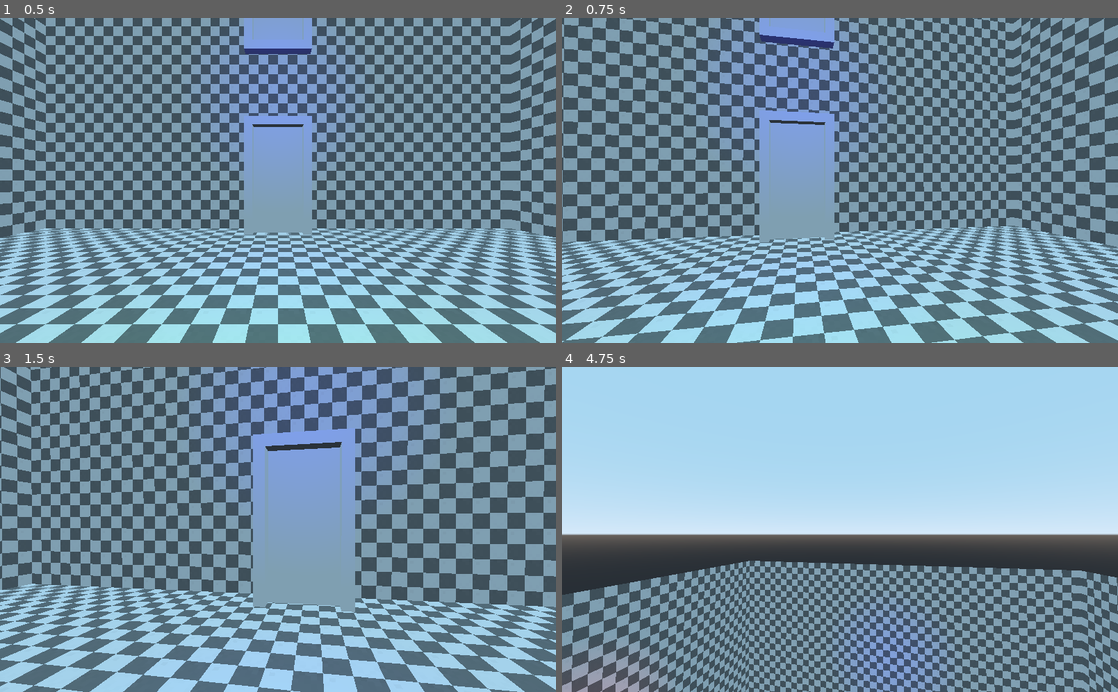
Above: before the commit, frames 1-4 (two rows, left to right).
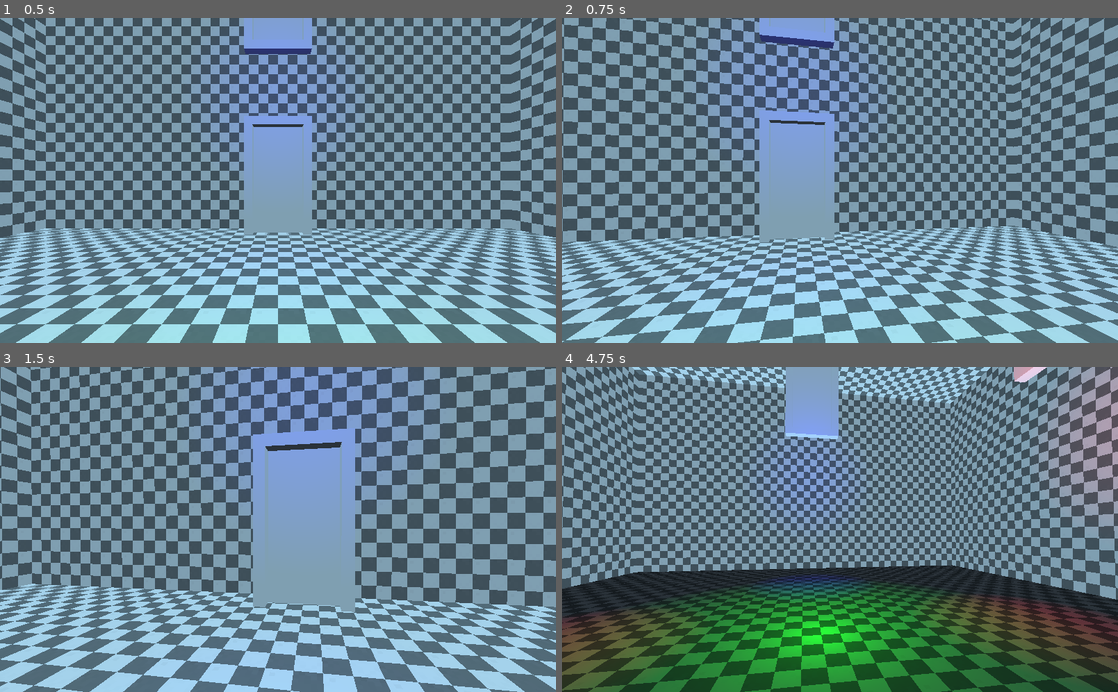
Above: after the commit, the same moments.

Repository: Krazy-J/door-in-the-wall
Game: Godot game, scene res://Main.tscn
Same seed, same stepped clock (60 frames per second), same inputs: the game is played once before the commit and once after it.
Inputs (mouse positions are in pixels of both pictures, inside the frame that each line leads up to):
- Up to frame 1 (0.5 s): no input
- Up to frame 2 (0.75 s): tap Enter at 0.5 s; move the mouse to (867, 180) at 0.52 s; press the mouse at (867, 180) at 0.53 s; hold W (move_forward) from 0.53 s (still down)
- Up to frame 3 (1.5 s): keep holding W (move_forward); move the mouse to (250, 529) at 1.27 s; release the mouse at (250, 529) at 1.28 s; click (250, 529) at 1.35 s
- Up to frame 4 (4.75 s): keep holding W (move_forward); move the mouse to (851, 523) at 2.02 s; press the mouse at (851, 523) at 2.03 s; move the mouse to (834, 536) at 2.77 s; release the mouse at (834, 536) at 2.78 s; click (834, 536) at 2.85 s; move the mouse to (878, 532) at 3.52 s; press the mouse at (878, 532) at 3.53 s; move the mouse to (795, 526) at 4.27 s; release the mouse at (795, 526) at 4.28 s; click (795, 526) at 4.35 s

Frame 1 is identical in both runs. In frame 2, 0.2% of the frame differs, in the area x 0-100%, y 0-100%; in frame 3, less than 0.1%; in frame 4, 95%.

Commit message:
Made ceiling door work.
Made the ceiling door teleportation work.

Diff:
--- a/objects/DoorEnter.gd
+++ b/objects/DoorEnter.gd
@@ -6,7 +6,7 @@
 	if body.name == "Player":
 		var exitDoor = get_parent().get_child(exitDoorID)
 		body.translation -= translation
-		body.transform = body.transform.rotated(Vector3(0, 1, 0), (180 + exitDoor.rotation_degrees.x - rotation_degrees.x) / 180 * PI)
-		body.transform = body.transform.rotated(Vector3(0, 1, 0), (exitDoor.rotation_degrees.y - rotation_degrees.y) / 180 * PI)
-		body.transform = body.transform.rotated(Vector3(0, 1, 0), (exitDoor.rotation_degrees.z - rotation_degrees.z) / 180 * PI)
+		body.transform = body.transform.rotated(Vector3(0, 0, 1), (exitDoor.rotation_degrees.x - rotation_degrees.x) / 180 * PI)
+		body.transform = body.transform.rotated(Vector3(0, 1, 0), (180 + exitDoor.rotation_degrees.y - rotation_degrees.y) / 180 * PI)
+		body.transform = body.transform.rotated(Vector3(1, 0, 0), (exitDoor.rotation_degrees.z - rotation_degrees.z) / 180 * PI)
 		body.translation += exitDoor.translation
--- /dev/null
+++ b/objects/Room.tscn
@@ -0,0 +1,25 @@
+[gd_scene load_steps=6 format=2]
+
+[ext_resource path="res://models/Room.obj" type="ArrayMesh" id=1]
+[ext_resource path="res://textures/checker.tres" type="Texture" id=2]
+[ext_resource path="res://player/SmoothSurface.tres" type="PhysicsMaterial" id=3]
+
+[sub_resource type="SpatialMaterial" id=1]
+params_point_size = 121.0
+albedo_texture = ExtResource( 2 )
+uv1_scale = Vector3( 24, 24, 24 )
+
+[sub_resource type="BoxShape" id=2]
+extents = Vector3( 8, 1, 8 )
+
+[node name="Room" type="MeshInstance"]
+transform = Transform( 1, 0, 0, 0, 1, 0, 0, 0, 1, 0, 9, 0 )
+mesh = ExtResource( 1 )
+material/0 = SubResource( 1 )
+
+[node name="StaticBody" type="StaticBody" parent="."]
+physics_material_override = ExtResource( 3 )
+
+[node name="CollisionShape" type="CollisionShape" parent="StaticBody"]
+transform = Transform( 2, 0, 0, 0, 1, 0, 0, 0, 2, 0, -10, 0 )
+shape = SubResource( 2 )
--- a/player/Player.tscn
+++ b/player/Player.tscn
@@ -8,7 +8,6 @@
 height = 3.0
 
 [node name="Player" type="RigidBody"]
-transform = Transform( 1, 0, 0, 0, 1, 0, 0, 0, 1, 0, 2, 0 )
 physics_material_override = ExtResource( 1 )
 axis_lock_angular_x = true
 axis_lock_angular_y = true
@@ -16,10 +15,10 @@
 script = ExtResource( 2 )
 
 [node name="Pivot" type="Spatial" parent="."]
-transform = Transform( 1, 0, 0, 0, 1, 0, 0, 0, 1, 0, 1.2, 0 )
+transform = Transform( 1, 0, 0, 0, 1, 0, 0, 0, 1, 0, 3.2, 0 )
 
 [node name="Camera" type="ClippedCamera" parent="Pivot"]
 
 [node name="CollisionShape" type="CollisionShape" parent="."]
-transform = Transform( 1, 0, 0, 0, -4.37114e-08, -1, 0, 1, -4.37114e-08, 0, 0, 0 )
+transform = Transform( 1, 0, 0, 0, -4.37114e-008, -1, 0, 1, -4.37114e-008, 0, 2, 0 )
 shape = SubResource( 1 )
--- a/rooms/Test.tscn
+++ b/rooms/Test.tscn
@@ -1,82 +1,61 @@
-[gd_scene load_steps=8 format=2]
+[gd_scene load_steps=4 format=2]
 
-[ext_resource path="res://models/Room.obj" type="ArrayMesh" id=1]
-[ext_resource path="res://textures/checker.tres" type="Texture" id=2]
-[ext_resource path="res://objects/Door.tscn" type="PackedScene" id=3]
-[ext_resource path="res://player/SmoothSurface.tres" type="PhysicsMaterial" id=4]
-[ext_resource path="res://objects/SpriteTest.tscn" type="PackedScene" id=5]
-
-[sub_resource type="SpatialMaterial" id=1]
-params_point_size = 121.0
-albedo_texture = ExtResource( 2 )
-uv1_scale = Vector3( 24, 24, 24 )
-
-[sub_resource type="BoxShape" id=2]
-extents = Vector3( 10, 2, 10 )
+[ext_resource path="res://objects/Room.tscn" type="PackedScene" id=1]
+[ext_resource path="res://objects/Door.tscn" type="PackedScene" id=2]
+[ext_resource path="res://objects/SpriteTest.tscn" type="PackedScene" id=3]
 
 [node name="Room1" type="Spatial"]
 
-[node name="Room" type="MeshInstance" parent="."]
-transform = Transform( 1, 0, 0, 0, 1, 0, 0, 0, 1, 0, 9, 0 )
-mesh = ExtResource( 1 )
-material/0 = SubResource( 1 )
+[node name="Room" parent="." instance=ExtResource( 1 )]
 
-[node name="Doors" type="Spatial" parent="Room"]
-editor/display_folded = true
+[node name="Doors" type="Spatial" parent="."]
 
-[node name="0" parent="Room/Doors" instance=ExtResource( 3 )]
-transform = Transform( 1, 0, 0, 0, 1, 0, 0, 0, 1, 10, -9, 0 )
+[node name="0" parent="Doors" instance=ExtResource( 2 )]
+transform = Transform( 1, 0, 0, 0, 1, 0, 0, 0, 1, 10, 0, 0 )
 exitDoorID = 1
 
-[node name="1" parent="Room/Doors" instance=ExtResource( 3 )]
+[node name="1" parent="Doors" instance=ExtResource( 2 )]
 editor/display_folded = true
-transform = Transform( 1.19249e-08, 0, -1, 0, 1, 0, 1, 0, 1.19249e-08, 0, -9, 10 )
+transform = Transform( 1.19249e-008, 0, -1, 0, 1, 0, 1, 0, 1.19249e-008, 0, 0, 10 )
 
-[node name="2" parent="Room/Doors" instance=ExtResource( 3 )]
+[node name="2" parent="Doors" instance=ExtResource( 2 )]
 editor/display_folded = true
-transform = Transform( -4.37114e-08, 0, 1, 0, 1, 0, -1, 0, -4.37114e-08, 0, -9, -14 )
+transform = Transform( -4.37114e-008, 0, 1, 0, 1, 0, -1, 0, -4.37114e-008, 0, 0, -14 )
 exitDoorID = 3
 
-[node name="3" parent="Room/Doors" instance=ExtResource( 3 )]
-transform = Transform( -4.37114e-08, -8.74228e-08, -1, 0, -1, 8.74228e-08, -1, 3.82137e-15, 4.37114e-08, 0, 9, -14 )
+[node name="3" parent="Doors" instance=ExtResource( 2 )]
+transform = Transform( -4.37114e-008, -8.74228e-008, -1, 0, -1, 8.74228e-008, -1, 3.82137e-015, 4.37114e-008, 0, 18, -14 )
 exitDoorID = 2
 
-[node name="StaticBody" type="StaticBody" parent="Room"]
-editor/display_folded = true
-physics_material_override = ExtResource( 4 )
-
-[node name="CollisionShape" type="CollisionShape" parent="Room/StaticBody"]
-transform = Transform( 2, 0, 0, 0, 1, 0, 0, 0, 2, 0, -11, 0 )
-shape = SubResource( 2 )
-
-[node name="OmniLight-Y" type="OmniLight" parent="Room"]
-transform = Transform( 1, 0, 0, 0, 1, 0, 0, 0, 1, 0, -8, 0 )
+[node name="OmniLight-Y" type="OmniLight" parent="."]
+transform = Transform( 1, 0, 0, 0, 1, 0, 0, 0, 1, 0, 1, 0 )
 light_color = Color( 0, 1, 0, 1 )
 omni_range = 10.0
 
-[node name="OmniLight+Y" type="OmniLight" parent="Room"]
-transform = Transform( 1, 0, 0, 0, 1, 0, 0, 0, 1, 0, 8, 0 )
+[node name="OmniLight+Y" type="OmniLight" parent="."]
+transform = Transform( 1, 0, 0, 0, 1, 0, 0, 0, 1, 0, 17, 0 )
 light_color = Color( 0, 1, 0, 1 )
 omni_range = 10.0
 
-[node name="OmniLight-X" type="OmniLight" parent="Room"]
-transform = Transform( 1, 0, 0, 0, 1, 0, 0, 0, 1, -8, 0, 0 )
+[node name="OmniLight-X" type="OmniLight" parent="."]
+transform = Transform( 1, 0, 0, 0, 1, 0, 0, 0, 1, -8, 9, 0 )
 light_color = Color( 1, 0, 0, 1 )
 omni_range = 10.0
 
-[node name="OmniLight+X" type="OmniLight" parent="Room"]
-transform = Transform( 1, 0, 0, 0, 1, 0, 0, 0, 1, 8, 0, 0 )
+[node name="OmniLight+X" type="OmniLight" parent="."]
+transform = Transform( 1, 0, 0, 0, 1, 0, 0, 0, 1, 8, 9, 0 )
 light_color = Color( 1, 0, 0, 1 )
 omni_range = 10.0
 
-[node name="OmniLight-Z" type="OmniLight" parent="Room"]
-transform = Transform( 1, 0, 0, 0, 1, 0, 0, 0, 1, 0, 0, -8 )
+[node name="OmniLight-Z" type="OmniLight" parent="."]
+transform = Transform( 1, 0, 0, 0, 1, 0, 0, 0, 1, 0, 9, -8 )
 light_color = Color( 0, 0, 1, 1 )
 omni_range = 10.0
 
-[node name="OmniLight+Z" type="OmniLight" parent="Room"]
-transform = Transform( 1, 0, 0, 0, 1, 0, 0, 0, 1, 0, 0, 8 )
+[node name="OmniLight+Z" type="OmniLight" parent="."]
+transform = Transform( 1, 0, 0, 0, 1, 0, 0, 0, 1, 0, 9, 8 )
 light_color = Color( 0, 0, 1, 1 )
 omni_range = 10.0
 
-[node name="SpriteTest" parent="Room" instance=ExtResource( 5 )]
+[node name="SpriteTest" parent="." instance=ExtResource( 3 )]
+transform = Transform( -5.67438, 1.98428e-006, -8.74228e-008, 9.92141e-007, 11.3488, -1.74846e-007, 4.9607e-007, -1.98428e-006, -1, -8, 4.22175, -0.110875 )
